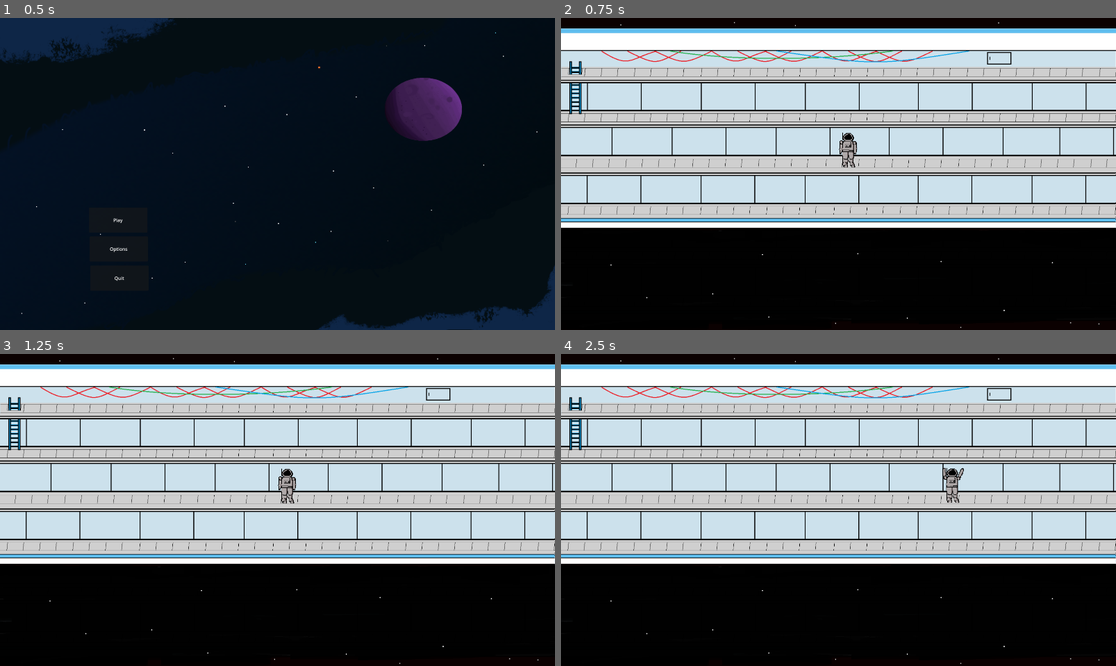
Above: before the commit, frames 1-4 (two rows, left to right).
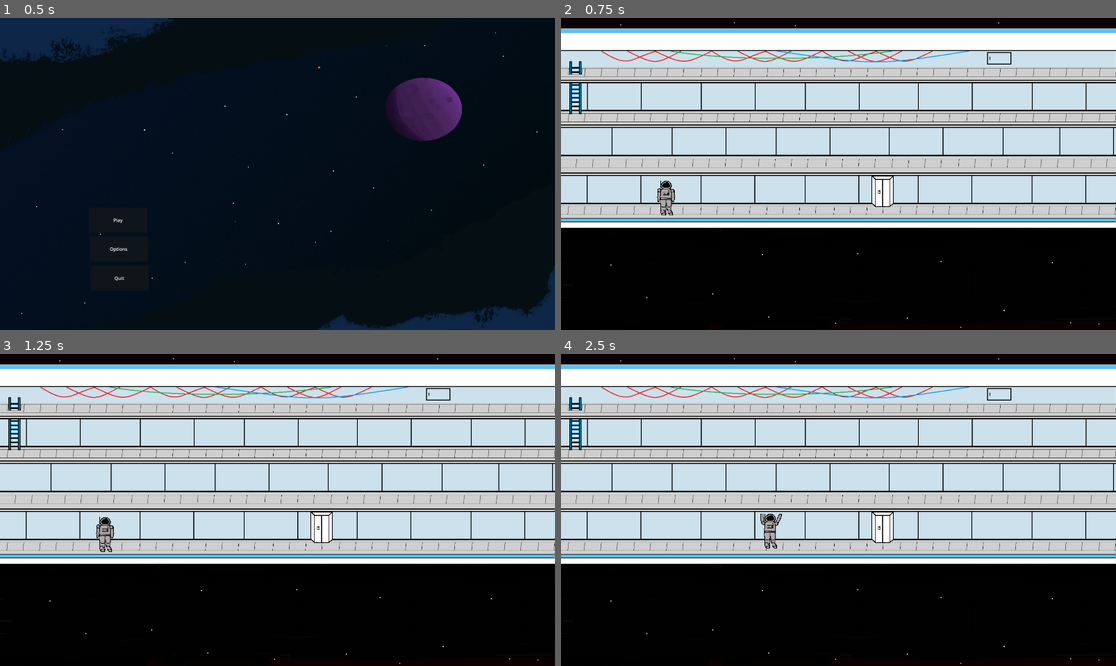
Above: after the commit, the same moments.

Repository: GrIdL0cKz/Space-Game
Game: Godot game, scene res://main.tscn
The game is run twice, just before and just after one commit, with the same random seed, the same clock (stepped at 60 frames per second) and the same inputs.
Inputs:
- Up to frame 1 (0.5 s): no input
- Up to frame 2 (0.75 s): click "Play" at 0.5 s
- Up to frame 3 (1.25 s): no input
- Up to frame 4 (2.5 s): tap Enter (ui_accept) at 1.25, 1.52, 2.27 s; hold Right (ui_right) from 1.28 s (still down)

Frame 1 is identical in both runs. In frame 2, 0.9% of the frame differs, in the area x 17-60%, y 36-64%; in frame 3, 0.9%; in frame 4, 0.9%, in the area x 35-73%, y 36-63%.

Commit message:
fix scripts

Diff:
--- a/craft_world.tscn
+++ b/craft_world.tscn
@@ -1,7 +1,8 @@
-[gd_scene load_steps=7 format=3 uid="uid://c01t57ipowsp2"]
+[gd_scene load_steps=8 format=3 uid="uid://c01t57ipowsp2"]
 
 [ext_resource type="Texture2D" uid="uid://dlvpc71pwsen4" path="res://astronaught/environs/craft interior.png" id="1_v7750"]
 [ext_resource type="PackedScene" uid="uid://diuf8t17xqt4m" path="res://player.tscn" id="2_vnxuu"]
+[ext_resource type="PackedScene" uid="uid://dbbbwnx0jehlo" path="res://elevator switch.tscn" id="3_gp4qo"]
 
 [sub_resource type="RectangleShape2D" id="RectangleShape2D_gary8"]
 size = Vector2(1920.5, 20)
@@ -16,6 +17,14 @@
 size = Vector2(26.3594, 150.375)
 
 [node name="Craft World" type="Node2D"]
+
+[node name="CraftInterior" type="Sprite2D" parent="."]
+position = Vector2(960, 540)
+texture = ExtResource("1_v7750")
+metadata/_edit_lock_ = true
+
+[node name="Player" parent="." instance=ExtResource("2_vnxuu")]
+position = Vector2(371, 661)
 
 [node name="StaticBody2D" type="StaticBody2D" parent="."]
 position = Vector2(122, -304)
@@ -48,10 +57,5 @@
 position = Vector2(1809, 592)
 shape = SubResource("RectangleShape2D_5a3fj")
 
-[node name="CraftInterior" type="Sprite2D" parent="."]
-position = Vector2(960, 540)
-texture = ExtResource("1_v7750")
-metadata/_edit_lock_ = true
-
-[node name="Player" parent="." instance=ExtResource("2_vnxuu")]
-position = Vector2(122, -304)
+[node name="Switch" parent="." instance=ExtResource("3_gp4qo")]
+position = Vector2(1115, 590)
--- a/elevator switch.gd
+++ b/elevator switch.gd
@@ -1,9 +1,9 @@
 extends Area2D
 
-export(int) var link_code: int = 0
+@export var link_code: int = 0
 signal elevator_press()
 
-const TEXTURES Dictionary = {
-	'called': preload("res://astronaught/interior_assets/elevator_called.png")
-	'stopped':
-}
+#const TEXTURES: Dictionary = {
+	#'called': preload("res://astronaught/interior_assets/elevator_called.png"),
+	#'stopped': ''
+#}
--- a/player.tscn
+++ b/player.tscn
@@ -267,11 +267,11 @@
 script = ExtResource("1_b73v4")
 
 [node name="CollisionShape2D" type="CollisionShape2D" parent="."]
-position = Vector2(872, 759)
+position = Vector2(0, -55)
 shape = SubResource("RectangleShape2D_sw4uv")
 
 [node name="AnimatedSprite2D" type="AnimatedSprite2D" parent="."]
-position = Vector2(878.75, 758.25)
+position = Vector2(0, -53)
 scale = Vector2(1.13021, 1.25521)
 sprite_frames = SubResource("SpriteFrames_abh1d")
 animation = &"Idle"
--- a/project.godot
+++ b/project.godot
@@ -21,6 +21,41 @@
 window/size/viewport_height=1080
 mouse_cursor/custom_image="res://astronaught/mouse 1.png"
 
+[input]
+
+ui_left={
+"deadzone": 0.5,
+"events": [Object(InputEventKey,"resource_local_to_scene":false,"resource_name":"","device":0,"window_id":0,"alt_pressed":false,"shift_pressed":false,"ctrl_pressed":false,"meta_pressed":false,"pressed":false,"keycode":4194319,"physical_keycode":0,"key_label":0,"unicode":0,"echo":false,"script":null)
+, Object(InputEventJoypadButton,"resource_local_to_scene":false,"resource_name":"","device":0,"button_index":13,"pressure":0.0,"pressed":false,"script":null)
+, Object(InputEventJoypadMotion,"resource_local_to_scene":false,"resource_name":"","device":0,"axis":0,"axis_value":-1.0,"script":null)
+, Object(InputEventKey,"resource_local_to_scene":false,"resource_name":"","device":-1,"window_id":0,"alt_pressed":false,"shift_pressed":false,"ctrl_pressed":false,"meta_pressed":false,"pressed":false,"keycode":0,"physical_keycode":65,"key_label":0,"unicode":97,"echo":false,"script":null)
+]
+}
+ui_right={
+"deadzone": 0.5,
+"events": [Object(InputEventKey,"resource_local_to_scene":false,"resource_name":"","device":0,"window_id":0,"alt_pressed":false,"shift_pressed":false,"ctrl_pressed":false,"meta_pressed":false,"pressed":false,"keycode":4194321,"physical_keycode":0,"key_label":0,"unicode":0,"echo":false,"script":null)
+, Object(InputEventJoypadButton,"resource_local_to_scene":false,"resource_name":"","device":0,"button_index":14,"pressure":0.0,"pressed":false,"script":null)
+, Object(InputEventJoypadMotion,"resource_local_to_scene":false,"resource_name":"","device":0,"axis":0,"axis_value":1.0,"script":null)
+, Object(InputEventKey,"resource_local_to_scene":false,"resource_name":"","device":-1,"window_id":0,"alt_pressed":false,"shift_pressed":false,"ctrl_pressed":false,"meta_pressed":false,"pressed":false,"keycode":0,"physical_keycode":68,"key_label":0,"unicode":100,"echo":false,"script":null)
+]
+}
+ui_up={
+"deadzone": 0.5,
+"events": [Object(InputEventKey,"resource_local_to_scene":false,"resource_name":"","device":0,"window_id":0,"alt_pressed":false,"shift_pressed":false,"ctrl_pressed":false,"meta_pressed":false,"pressed":false,"keycode":4194320,"physical_keycode":0,"key_label":0,"unicode":0,"echo":false,"script":null)
+, Object(InputEventJoypadButton,"resource_local_to_scene":false,"resource_name":"","device":0,"button_index":11,"pressure":0.0,"pressed":false,"script":null)
+, Object(InputEventJoypadMotion,"resource_local_to_scene":false,"resource_name":"","device":0,"axis":1,"axis_value":-1.0,"script":null)
+, Object(InputEventKey,"resource_local_to_scene":false,"resource_name":"","device":-1,"window_id":0,"alt_pressed":false,"shift_pressed":false,"ctrl_pressed":false,"meta_pressed":false,"pressed":false,"keycode":0,"physical_keycode":87,"key_label":0,"unicode":119,"echo":false,"script":null)
+]
+}
+ui_down={
+"deadzone": 0.5,
+"events": [Object(InputEventKey,"resource_local_to_scene":false,"resource_name":"","device":0,"window_id":0,"alt_pressed":false,"shift_pressed":false,"ctrl_pressed":false,"meta_pressed":false,"pressed":false,"keycode":4194322,"physical_keycode":0,"key_label":0,"unicode":0,"echo":false,"script":null)
+, Object(InputEventJoypadButton,"resource_local_to_scene":false,"resource_name":"","device":0,"button_index":12,"pressure":0.0,"pressed":false,"script":null)
+, Object(InputEventJoypadMotion,"resource_local_to_scene":false,"resource_name":"","device":0,"axis":1,"axis_value":1.0,"script":null)
+, Object(InputEventKey,"resource_local_to_scene":false,"resource_name":"","device":-1,"window_id":0,"alt_pressed":false,"shift_pressed":false,"ctrl_pressed":false,"meta_pressed":false,"pressed":false,"keycode":0,"physical_keycode":83,"key_label":0,"unicode":115,"echo":false,"script":null)
+]
+}
+
 [rendering]
 
 renderer/rendering_method="gl_compatibility"
